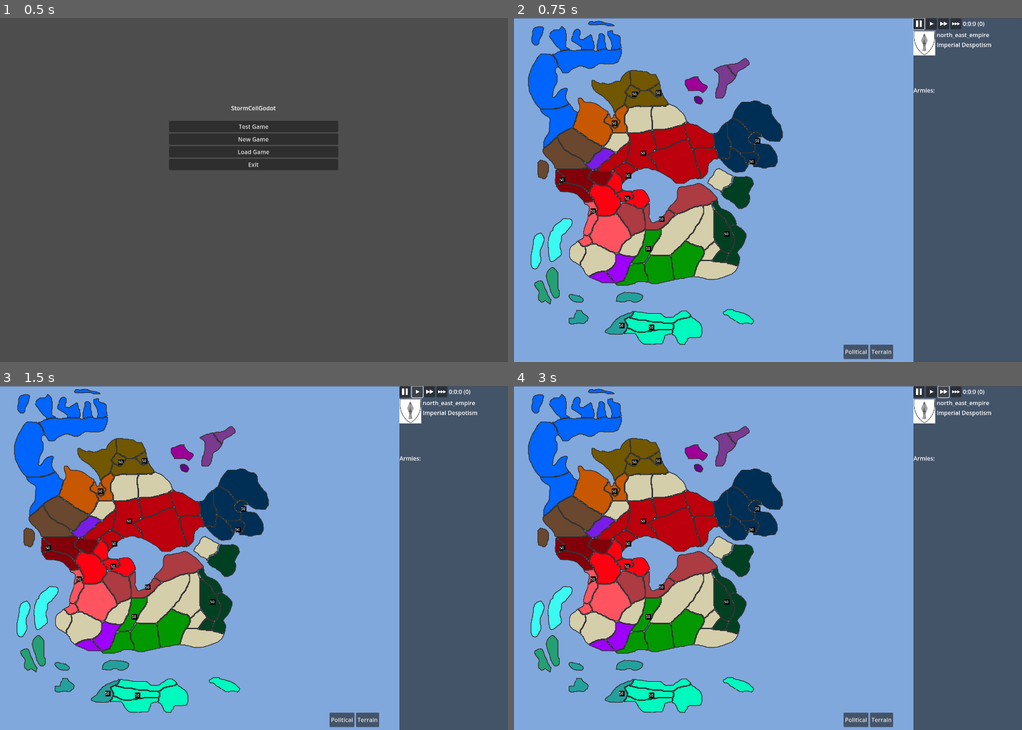
Above: before the commit, frames 1-4 (two rows, left to right).
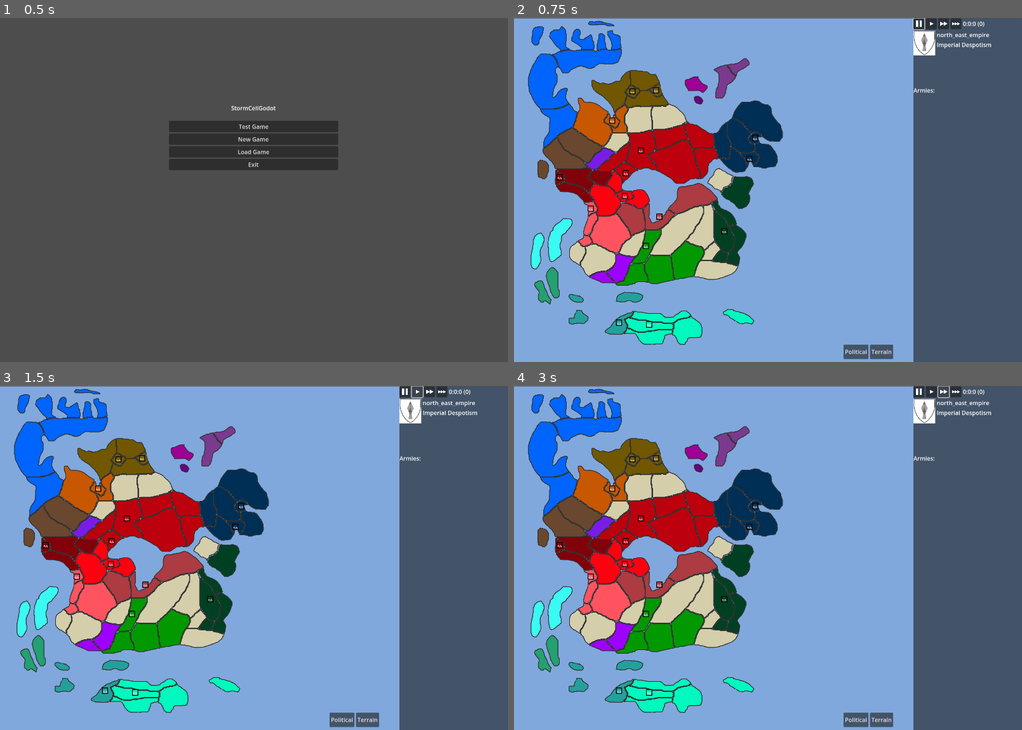
Above: after the commit, the same moments.

Repository: code-11/StormCell
Game: Godot game, scene res://testing.tscn
Same seed, same stepped clock (60 frames per second), same inputs: the game is played once before the commit and once after it.
Inputs (mouse positions are in pixels of both pictures, inside the frame that each line leads up to):
- Up to frame 1 (0.5 s): no input
- Up to frame 2 (0.75 s): click "New Game" at 0.5 s
- Up to frame 3 (1.5 s): click (416, 392) at 1.25 s
- Up to frame 4 (3 s): click (930, 392) at 2 s; click (945, 392) at 2.75 s

Frame 1 is identical in both runs. In frame 2, 0.4% of the frame differs, in the area x 8-49%, y 20-91%; in frame 3, 0.4%; in frame 4, 0.4%.

Commit message:
Fix army overlap and add battle display indicators
- Position armies within regions based on nation grouping: fighting armies
  (different nations) placed side-by-side at region center, same-nation
  armies stacked vertically, non-combatants in a circle around the fighters
- Derive fixed ARMY_SPACING from the smallest region on the map
- Color armies by nation using national_colors.json instead of all-black
- Add black outline to army tokens so they're visible against matching region colors
- Center the army size label within the token bounds
- Show a red battle chip on each fighting army
- Update positions on attach, move, and army death

Co-Authored-By: Claude Sonnet 4.6 <noreply@anthropic.com>

Diff:
--- a/stormCellGodot/Army.gd
+++ b/stormCellGodot/Army.gd
@@ -8,8 +8,12 @@
 var size=50 #1-99
 var quality=1 #1-99
 var stance_lock=null #Null for no lock, or Days as a number, after passed, can change stance.
+var in_battle=false
+
+var visual_half=7.5
 
 var size_lbl=Label.new()
+var battle_chip=Polygon2D.new()
 
 func handle_stance_unlock(cur_days):
 	if stance_lock and stance_lock < cur_days:
@@ -32,19 +36,59 @@
 func _init(name, nation, color, size):
 	self.name=name
 	self.nation=nation
-	self.color=color
+	self.color=Color.html(color)
+	var half=size/2.0
+	visual_half=half
 	self.polygon=PackedVector2Array([
-		Vector2(0,0),
-		Vector2(size,0),
-		Vector2(size,size),
-		Vector2(0,size)
+		Vector2(-half,-half),
+		Vector2(half,-half),
+		Vector2(half,half),
+		Vector2(-half,half)
 	])
 
+func set_in_battle(val):
+	in_battle=val
+	battle_chip.visible=val
+
 func _ready():
-	self.add_child(size_lbl)
+	add_to_group(SCConstants.ARMY_GROUP)
+
+	# Label centered within the token bounds
 	size_lbl.z_index=1
 	size_lbl.set("theme_override_font_sizes/font_size", 10)
-	add_to_group(SCConstants.ARMY_GROUP)
+	size_lbl.position=Vector2(-visual_half, -visual_half)
+	size_lbl.size=Vector2(visual_half*2, visual_half*2)
+	size_lbl.horizontal_alignment=HORIZONTAL_ALIGNMENT_CENTER
+	size_lbl.vertical_alignment=VERTICAL_ALIGNMENT_CENTER
+	add_child(size_lbl)
+
+	# Black outline drawn on top of the filled polygon
+	var outline=Line2D.new()
+	outline.default_color=Color.BLACK
+	outline.width=2.0
+	outline.points=PackedVector2Array([
+		Vector2(-visual_half,-visual_half),
+		Vector2(visual_half,-visual_half),
+		Vector2(visual_half,visual_half),
+		Vector2(-visual_half,visual_half),
+		Vector2(-visual_half,-visual_half)
+	])
+	outline.z_index=1
+	add_child(outline)
+
+	# Battle chip: small red square at top-right corner
+	var chip_half=4.0
+	battle_chip.color=Color.RED
+	battle_chip.polygon=PackedVector2Array([
+		Vector2(-chip_half,-chip_half),
+		Vector2(chip_half,-chip_half),
+		Vector2(chip_half,chip_half),
+		Vector2(-chip_half,chip_half)
+	])
+	battle_chip.position=Vector2(visual_half+chip_half, -(visual_half+chip_half))
+	battle_chip.z_index=2
+	battle_chip.visible=false
+	add_child(battle_chip)
 
 func _process(delta):
 	self.size_lbl.text=str(int(self.size))
--- a/stormCellGodot/RegionGeoLoader.gd
+++ b/stormCellGodot/RegionGeoLoader.gd
@@ -2,6 +2,8 @@
 
 var SCALE=1
 var LONGEST_EXTENT=null
+var SMALLEST_EXTENT=null
+var ARMY_SPACING=null
 
 var REGION_LIST_PATH="res://data/region_list.txt"
 var REGION_TERRAIN_PATH="res://data/region_terrain.json"
@@ -156,15 +158,20 @@
 	var terrain_data=read_terrain_data()
 	print("Num Regions: %s" % regions.size())
 	var greatest_extent=0
+	var smallest_extent=INF
 	for region in regions:
 		var terrain_type_for_region=regional_terrain_data[region.name]
 		region.terrain = Terrain.from_json_dict(terrain_type_for_region,terrain_data[terrain_type_for_region])
 		region.nation = regions_to_nations_dict.get(region.name,null)
-		var long_extent=long_extent(region)
-		if greatest_extent < long_extent:
-			greatest_extent = long_extent
+		var long_ext=long_extent(region)
+		if greatest_extent < long_ext:
+			greatest_extent = long_ext
+		if smallest_extent > long_ext:
+			smallest_extent = long_ext
 		add_child(region)
 	LONGEST_EXTENT=greatest_extent
+	SMALLEST_EXTENT=smallest_extent
+	ARMY_SPACING=max(SMALLEST_EXTENT/4.0, 15.0)
 	print(LONGEST_EXTENT)
 
 func color_region(region,color_hex):
@@ -188,18 +195,18 @@
 	return army_node.get_parent()
 
 func move_army(army,destination_region, cur_day):
-	#Find and remove army from starting location
 	var army_cur_region = find_army_region(army)
 	army_cur_region.remove_child(army)
 
-	#Set stance timeout
 	var move_duration=army_movement_day_cost(destination_region)
 	army.stance_lock=cur_day + move_duration
 
-	#Find and set destination location
 	var bb_center=get_bb_center(get_region_bb(destination_region))
 	army.position=Vector2(bb_center[0],bb_center[1])
 	destination_region.add_child(army)
+
+	update_army_positions(army_cur_region)
+	update_army_positions(destination_region)
 
 
 func army_movement_day_cost(region):
@@ -213,8 +220,71 @@
 			var bb_center=get_bb_center(get_region_bb(child_region))
 			army_node.position=Vector2(bb_center[0],bb_center[1])
 			child_region.add_child(army_node)
+			update_army_positions(child_region)
 			return
 	push_error("Could not find region for "+army_node.name+" "+region)
+
+func _position_stack(armies, base_pos):
+	var total_height=(armies.size()-1)*ARMY_SPACING
+	var start_y=base_pos.y-total_height/2.0
+	for i in range(armies.size()):
+		armies[i].position=Vector2(base_pos.x, start_y+i*ARMY_SPACING)
+
+func update_army_positions(region):
+	if ARMY_SPACING==null:
+		return
+	var armies=get_armies(region)
+	if armies.is_empty():
+		return
+
+	var bb_center=get_bb_center(get_region_bb(region))
+	var center=Vector2(bb_center[0],bb_center[1])
+
+	for army in armies:
+		army.set_in_battle(false)
+
+	var by_nation={}
+	for army in armies:
+		if not by_nation.has(army.nation):
+			by_nation[army.nation]=[]
+		by_nation[army.nation].append(army)
+
+	var nations=by_nation.keys()
+
+	if nations.size()==1:
+		_position_stack(by_nation[nations[0]], center)
+	else:
+		# First army of each of the two opposing nations fights in the center
+		var nation_a=nations[0]
+		var nation_b=nations[1]
+		var fighter_a=by_nation[nation_a][0]
+		var fighter_b=by_nation[nation_b][0]
+		fighter_a.set_in_battle(true)
+		fighter_b.set_in_battle(true)
+		fighter_a.position=center+Vector2(-ARMY_SPACING/2.0, 0)
+		fighter_b.position=center+Vector2(ARMY_SPACING/2.0, 0)
+
+		# Remaining armies (extras from any nation) circle around center
+		var remaining_by_nation={}
+		for nation in nations:
+			var start_idx=1 if (nation==nation_a or nation==nation_b) else 0
+			var remaining=by_nation[nation].slice(start_idx)
+			if remaining.size()>0:
+				remaining_by_nation[nation]=remaining
+
+		if not remaining_by_nation.is_empty():
+			var num_groups=remaining_by_nation.size()
+			var circle_radius=ARMY_SPACING*2.0
+			var angle_step=TAU/num_groups
+			var g_idx=0
+			for nation in remaining_by_nation:
+				var angle=angle_step*g_idx-PI/2.0
+				var group_center=center+Vector2(
+					circle_radius*cos(angle),
+					circle_radius*sin(angle)
+				)
+				_position_stack(remaining_by_nation[nation], group_center)
+				g_idx+=1
 
 #TODO: this doens't belong here!
 func battle_init(region, armies):
--- a/stormCellGodot/TheGame.gd
+++ b/stormCellGodot/TheGame.gd
@@ -5,6 +5,7 @@
 
 var army_uid=0
 var current_time=0
+var national_colors=null
 
 func read_player_nation():
 	var player_info_file = FileAccess.open(PLAYER_INFO_PATH, FileAccess.READ)
@@ -12,14 +13,14 @@
 	return player_info["nation"]
 
 func spawn_army(nation, region):
+	var color=national_colors.get(nation, "#000000")
 	var army_node=Army.new(
 		"army"+str(army_uid),
 		nation,
-		"black",
+		color,
 		15
 	)
 	army_uid+=1
-
 	$GuiCtrl.attach_army(army_node, region)
 
 func get_armies(region):
@@ -38,8 +39,8 @@
 	player_nation=read_player_nation()
 	$GuiCtrl.set_player_nation(player_nation)
 	$GuiCtrl.load_map()
+	national_colors=$GuiCtrl/TheMap/nations.read_national_colors()
 	spawn_initial_armies()
-
 	$GuiCtrl/TheMap.move_army_msg.connect(move_army)
 
 func spawn_initial_armies():
--- a/stormCellGodot/TimeControls.gd
+++ b/stormCellGodot/TimeControls.gd
@@ -52,6 +52,8 @@
 func remove_army(region, army):
 	region.remove_child(army)
 	army.queue_free()
+	var regions_node=get_node("/root/Node2D/TheGame/GuiCtrl/TheMap/regions")
+	regions_node.update_army_positions(region)
 
 #TODO: Wrong location
 func check_and_initiate_battle():
